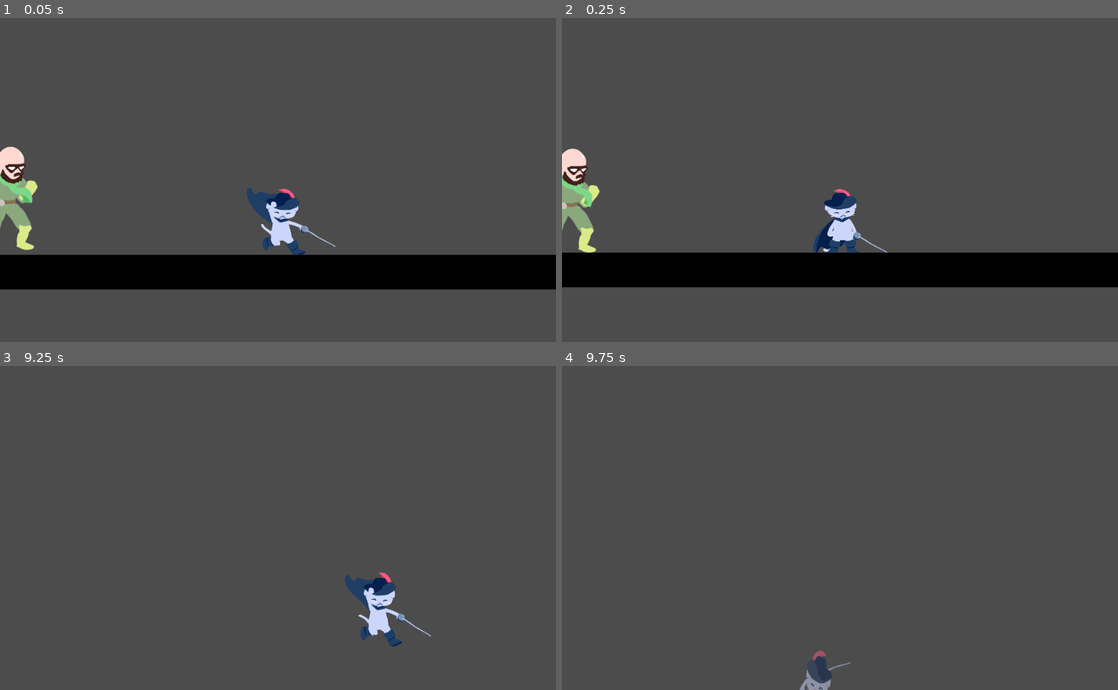
Above: before the commit, frames 1-4 (two rows, left to right).
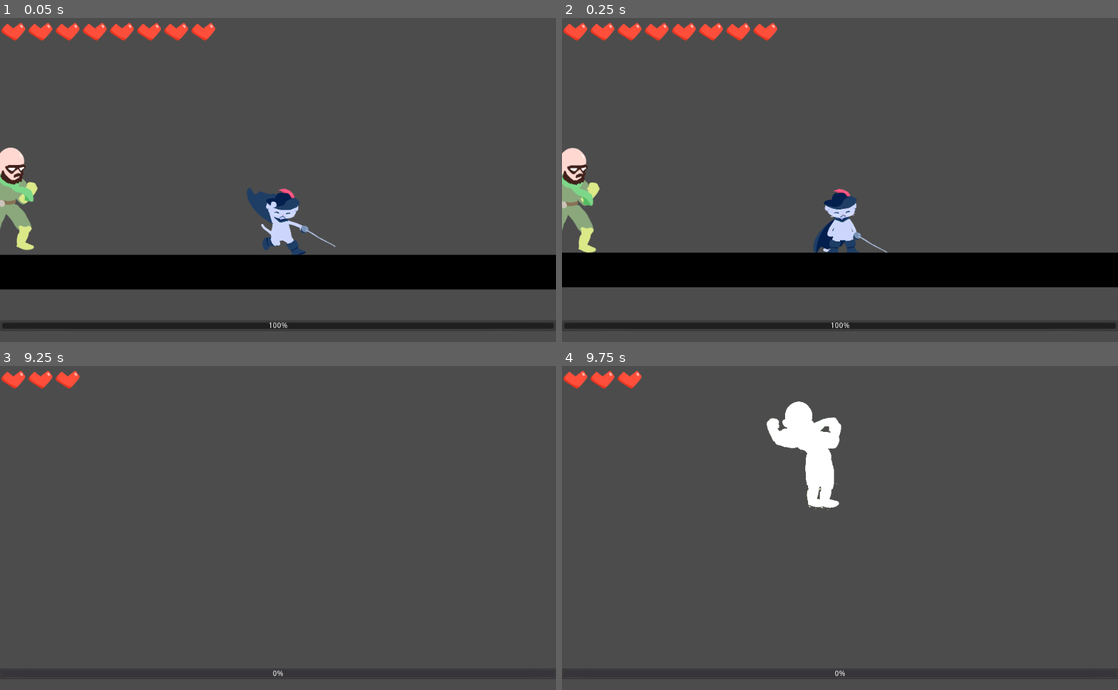
Above: after the commit, the same moments.

Repository: cyu2019/coots-game-proj
Game: Godot game, scene res://levels/test.tscn
The game is run twice, just before and just after one commit, with the same random seed, the same clock (stepped at 60 frames per second) and the same inputs. The engine's default icon, where the game draws it, is replaced by a stand-in: a white triangle on a blue panel in a dark square.
Inputs:
- Up to frame 1 (0.05 s): no input
- Up to frame 2 (0.25 s): no input
- Up to frame 3 (9.25 s): hold Right (move_right) 0.53-2.03 s; tap K (attack) every 1.5 s from 0.6 to 8.1 s; tap Space (jump) at 0.77, 1.52, 3.02, 3.77, 4.25, 4.52, 6.02, 6.77, 7.52, 9.02 s; tap Shift (dash) every 1.5 s from 1.35 to 8.85 s; hold A (move_left) 2.03-2.78 s; tap Enter at 2.75, 5.75 s; hold Right (move_right) 2.78-4.28 s; hold A (move_left) 4.28-5.03 s; hold Right (move_right) 5.03-5.78 s; hold A (move_left) 5.78-7.28 s; hold Right (move_right) from 7.28 s (still down)
- Up to frame 4 (9.75 s): release Right (move_right) at 9.53 s; hold A (move_left) from 9.53 s (still down); tap K (attack) at 9.6 s

The runs differ from the first frame. In frame 1, 3.8% of the frame differs, in the area x 0-100%, y 1-97%; in frame 2, 3.8%; in frame 3, 1.9%; in frame 4, 3.2%.
Error after the commit: Attempt to call function 'queue_free' in base 'null instance' on a null instance. (res://slime/slime.gd:57)

Commit message:
basic UI, death anims

Diff:
--- a/aiden/aiden.gd
+++ b/aiden/aiden.gd
@@ -41,7 +41,8 @@
 				 NEEDLE_THROW_AIR,
 				 NEEDLE_CHARGE,
 				 NEEDLE_CHARGE_AIR,
-				 LAND}
+				 LAND,
+				DEAD}
 var state = GAME_STATE.IDLE
 
 var velocity
@@ -65,16 +66,23 @@
 func _ready():
 	Globals.enemy1 = self
 	velocity = Vector2.ZERO
-
+	Globals.ui.set_boss_health(100)
 
 func die():
-	queue_free()
+	pause_mode = Node.PAUSE_MODE_PROCESS
+	$CollisionShape2D.queue_free()
+	state = GAME_STATE.DEAD
+	Globals.camera.global_position = global_position
+	get_tree().paused = true
+	#queue_free()
+
 
 func hurt(damage = 1):
 	health -= damage
 	print(health)
 	$AnimatedSprite.modulate = Color(100,100,100)
 	$ShakeTimer.start()
+	Globals.ui.set_boss_health(100 * health / MAX_HEALTH)
 
 	if health == floor(MAX_HEALTH / 3.0):
 		#$WindupTimer.wait_time = 0.5
@@ -195,6 +203,12 @@
 	elif state == GAME_STATE.LAND:
 		$AnimatedSprite.play("idle")
 		process_movement_gravity(delta)
+	elif state == GAME_STATE.DEAD:
+		modulate.a -= delta
+		if modulate.a <= 0:
+			Globals.camera.position = Vector2(0,0)
+			get_tree().paused = false
+			queue_free()
 
 func process_movement_gravity(delta):
 	velocity.y += gravity * delta
--- a/common/Globals.gd
+++ b/common/Globals.gd
@@ -3,5 +3,8 @@
 
 
 var player
+var ui
 var enemy1
 var camera
+
+var cur_enemy
--- a/levels/dummy.tscn
+++ b/levels/dummy.tscn
@@ -1,8 +1,9 @@
-[gd_scene load_steps=5 format=2]
+[gd_scene load_steps=6 format=2]
 
 [ext_resource path="res://player/player.tscn" type="PackedScene" id=1]
 [ext_resource path="res://icon.png" type="Texture" id=2]
 [ext_resource path="res://aiden/aiden.tscn" type="PackedScene" id=3]
+[ext_resource path="res://ui/UI.tscn" type="PackedScene" id=4]
 
 [sub_resource type="RectangleShape2D" id=1]
 
@@ -27,3 +28,5 @@
 
 [node name="aiden" parent="." instance=ExtResource( 3 )]
 position = Vector2( 500, -50 )
+
+[node name="UI" parent="." instance=ExtResource( 4 )]
--- a/levels/test.tscn
+++ b/levels/test.tscn
@@ -1,14 +1,17 @@
-[gd_scene load_steps=5 format=2]
+[gd_scene load_steps=6 format=2]
 
 [ext_resource path="res://player/player.tscn" type="PackedScene" id=1]
 [ext_resource path="res://icon.png" type="Texture" id=2]
 [ext_resource path="res://slime/slime.tscn" type="PackedScene" id=3]
+[ext_resource path="res://ui/UI.tscn" type="PackedScene" id=4]
 
 [sub_resource type="RectangleShape2D" id=1]
 
 [node name="Node2D" type="Node2D"]
 
 [node name="player" parent="." instance=ExtResource( 1 )]
+
+[node name="UI" parent="." instance=ExtResource( 4 )]
 
 [node name="StaticBody2D" type="StaticBody2D" parent="."]
 position = Vector2( -3, 101 )
--- a/player/player.gd
+++ b/player/player.gd
@@ -7,6 +7,8 @@
 const SLASH_SCENE = preload("res://player/slash/slash.tscn")
 const POOF_SCENE = preload("res://player/poof/poof.tscn")
 const AFTER_IMAGE = preload("res://player/after_image.tscn")
+
+signal health_changed(amt)
 
 # == numbers to tweak ==
 const max_speed = 800 # How fast the player will move (pixels/sec).
@@ -61,6 +63,7 @@
 	$InvincibilityTimer.start()
 	is_invincible = true
 	$AnimatedSprite.modulate.a = 0.5
+	emit_signal("health_changed", -_damage)
 
 func _on_InvincibilityTimer_timeout():
 	$AnimatedSprite.modulate.a = 1
--- a/player/player.tscn
+++ b/player/player.tscn
@@ -88,7 +88,7 @@
 scale = Vector2( 0.3, 0.3 )
 frames = SubResource( 1 )
 animation = "idle"
-frame = 6
+frame = 5
 playing = true
 offset = Vector2( 0, -250 )
 
--- a/slime/slime.gd
+++ b/slime/slime.gd
@@ -12,7 +12,6 @@
 const STAGE_EDGE_X = 800
 const ATTACK_HEIGHT = 400
 
-"This is just so we don't have to hit it for a while, this can be tuned later"
 const MAX_HEALTH = 30
 
 const radius = 50
@@ -28,7 +27,7 @@
 				 STOMP_WINDUP, STOMP,
 				 KICK_WINDUP, KICK,
 				 AIR_KICK_WINDUP, AIR_KICK,
-				 LAND}
+				 LAND, DEAD}
 var state = GAME_STATE.IDLE
 
 var velocity
@@ -51,10 +50,15 @@
 func _ready():
 	Globals.enemy1 = self
 	velocity = Vector2.ZERO
-
+	Globals.ui.set_boss_health(100)
 
 func die():
-	queue_free()
+	pause_mode = Node.PAUSE_MODE_PROCESS
+	$CollisionShape2D.queue_free()
+	state = GAME_STATE.DEAD
+	Globals.camera.global_position = global_position
+	get_tree().paused = true
+	#queue_free()
 
 func hurt(damage=1):
 	health -= damage
@@ -62,6 +66,9 @@
 	$AnimatedSprite.modulate = Color(100,100,100)
 	$ShakeTimer.start()
 	Globals.camera.shake(200,0.2)
+
+
+	Globals.ui.set_boss_health(100 * health / MAX_HEALTH)
 
 	# phase
 	if health == MAX_HEALTH/2:
@@ -104,7 +111,6 @@
 	# handles falling to their death
 	if global_position.y > 5000:
 		hurt()
-
 	#was_on_floor = is_on_floor()
 
 	# if there is ground within this vector it will stick the player to the ground so they can walk down slopes
@@ -167,6 +173,12 @@
 		$AnimatedSprite.play("land")
 		process_movement_gravity(delta)
 
+	elif state == GAME_STATE.DEAD:
+		modulate.a -= delta
+		if modulate.a <= 0:
+			Globals.camera.position = Vector2(0,0)
+			get_tree().paused = false
+			queue_free()
 
 func process_movement_gravity(delta):
 	velocity.y += gravity * delta
--- a/slime/slime.tscn
+++ b/slime/slime.tscn
@@ -123,7 +123,7 @@
 scale = Vector2( 0.5, 0.5 )
 frames = SubResource( 1 )
 animation = "idle"
-frame = 1
+frame = 2
 playing = true
 
 [node name="CollisionShape2D" type="CollisionShape2D" parent="."]
--- /dev/null
+++ b/ui/FitScreen.gd
@@ -0,0 +1,16 @@
+extends TextureRect
+
+
+# Declare member variables here. Examples:
+# var a = 2
+# var b = "text"
+
+
+# Called when the node enters the scene tree for the first time.
+func _ready():
+	pass # Replace with function body.
+
+
+func _process(delta):
+	rect_scale.x = get_viewport_rect().size.x
+	rect_scale.y = get_viewport_rect().size.y
--- /dev/null
+++ b/ui/UI.gd
@@ -0,0 +1,62 @@
+extends CanvasLayer
+
+
+# Declare member variables here. Examples:
+# var a = 2
+# var b = "text"
+
+var fading = false
+
+var health = 8
+
+enum {DEFAULT, DEAD, ENDING}
+var state = DEFAULT
+# Called when the node enters the scene tree for the first time.
+func _ready():
+	Globals.ui = self
+	$FadeToBlack.visible = true
+	Globals.player.connect("health_changed", self, "_on_health_change")
+	get_tree().paused = false
+
+func _on_health_change(amt):
+	health += amt
+
+func fade_to_black():
+	get_tree().paused = true
+	fading = true
+
+func on_faded():
+	if state == DEAD:
+		get_tree().reload_current_scene()
+
+func set_boss_health(val):
+	$BossHealth.value = val
+
+
+func _process(delta):
+
+	if health == 0:
+		state = DEAD
+		fade_to_black()
+
+	$Health.rect_size.x = 100 * health
+	if health == 0:
+		$Health.visible = false
+	if fading:
+		$FadeToBlack.modulate.a += delta / 2
+		#$BGM.volume_db -= delta * 10
+		Globals.camera.zoom = lerp(Globals.camera.zoom, Vector2(1.5,1.5), delta)
+		if $FadeToBlack.modulate.a >= 1.5:
+			on_faded()
+	else:
+		if Input.is_action_just_pressed('pause'):
+			get_tree().paused = not get_tree().paused
+			#$PauseSound.play()
+			# Make buttons visible / invisible
+		$FadeToBlack.modulate.a = max(0,$FadeToBlack.modulate.a - delta / 2)
+		if get_tree().paused:
+			pass
+			# show pause screen
+		else:
+			pass
+			# un show pause screen
--- /dev/null
+++ b/ui/UI.tscn
@@ -0,0 +1,36 @@
+[gd_scene load_steps=5 format=2]
+
+[ext_resource path="res://ui/UI.gd" type="Script" id=1]
+[ext_resource path="res://ui/heart.png" type="Texture" id=2]
+[ext_resource path="res://ui/black.png" type="Texture" id=3]
+[ext_resource path="res://ui/FitScreen.gd" type="Script" id=4]
+
+[node name="UI" type="CanvasLayer"]
+pause_mode = 2
+script = ExtResource( 1 )
+
+[node name="Health" type="TextureRect" parent="."]
+margin_right = 100.0
+margin_bottom = 100.0
+rect_scale = Vector2( 0.5, 0.5 )
+texture = ExtResource( 2 )
+stretch_mode = 2
+
+[node name="FadeToBlack" type="TextureRect" parent="."]
+modulate = Color( 0.0588235, 0.0588235, 0.0588235, 0 )
+self_modulate = Color( 0, 0, 0, 1 )
+margin_right = 3000.0
+margin_bottom = 3000.0
+texture = ExtResource( 3 )
+stretch_mode = 1
+script = ExtResource( 4 )
+
+[node name="BossHealth" type="ProgressBar" parent="."]
+anchor_left = 0.5
+anchor_top = 1.0
+anchor_right = 0.5
+anchor_bottom = 1.0
+margin_left = -512.0
+margin_top = -40.0
+margin_right = 512.0
+margin_bottom = -20.0
Not shown, added: nick/sprites/laser.png.import
Binary file added: ui/black.png
Not shown, added: ui/black.png.import
Binary file added: ui/heart.png
Not shown, added: ui/heart.png.import
